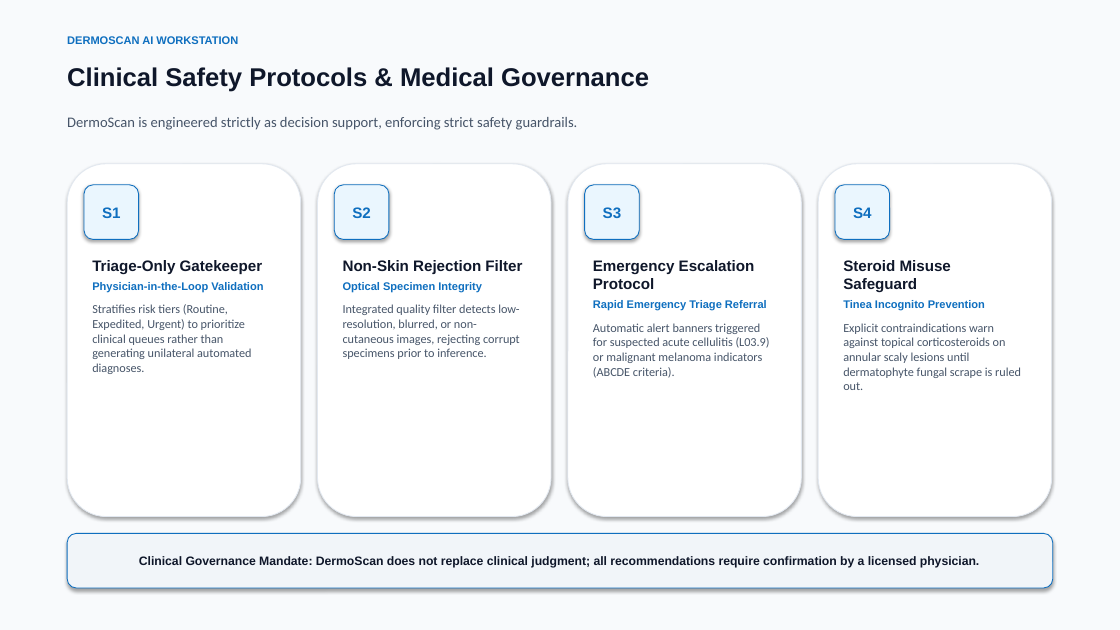
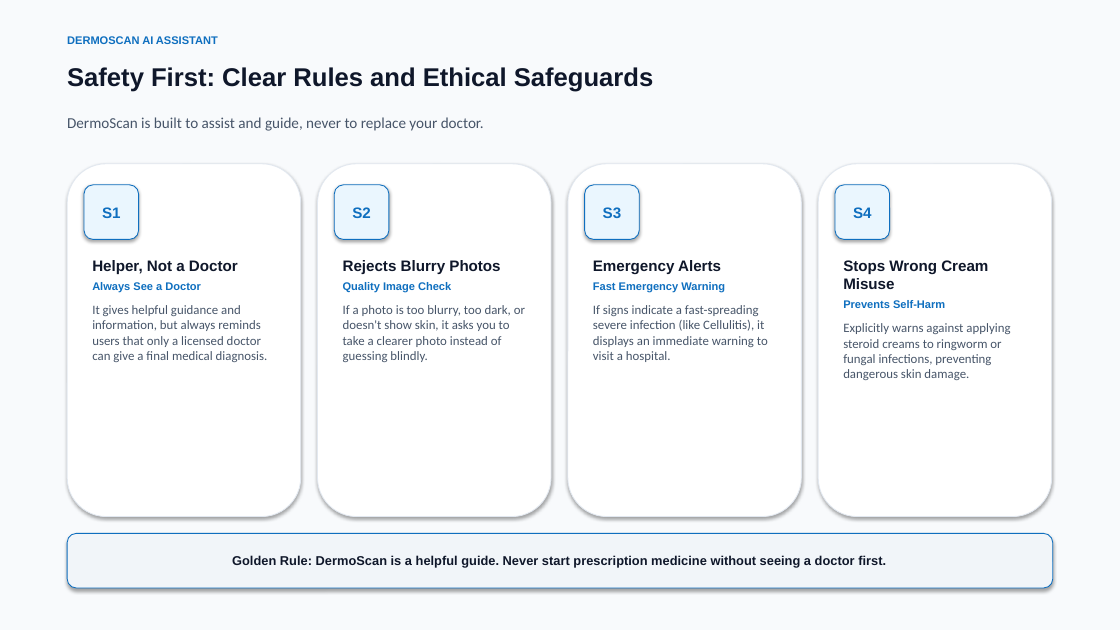
Before and after one commit to vijayesh26/Dermo-Scan-, a slide deck: slide 11 of DERMO_SCAN_PROJECT_PRESENTATION.pptx. Drawn at 1120x630 pixels with LibreOffice and Linux fonts; fonts in the diff are those of the drawing. Boxes give left, top, right and bottom in pixels: in the first picture for what was removed or moved away, otherwise in the second. Text is boxed around its words. In the diff, an @@ line names an element or a change of style, - is before the commit and + after.

Commit message:
Simplify PPT content to clear everyday language

```diff
--- a/DERMO_SCAN_PROJECT_PRESENTATION.pptx
+++ b/DERMO_SCAN_PROJECT_PRESENTATION.pptx
@@ text at (67, 36, 218, 44): text changed @@
-DERMOSCAN AI WORKSTATION
+DERMOSCAN AI ASSISTANT
@@ text at (67, 67, 653, 92): text changed @@
-Clinical Safety Protocols & Medical Governance
+Safety First: Clear Rules and Ethical Safeguards
@@ text at (67, 117, 484, 131): text changed; size 12.5 to 13 pt @@
-DermoScan is engineered strictly as decision support, enforcing strict safety guardrails.
+DermoScan is built to assist and guide, never to replace your doctor.
@@ text at (92, 260, 268, 362): text changed; size 10.5 to 11 pt @@
-Triage-Only Gatekeeper
-Physician-in-the-Loop Validation
-Stratifies risk tiers (Routine, Expedited, Urgent) to prioritize clinical queues rather than generating unilateral automated diagnoses.
+Helper, Not a Doctor
+Always See a Doctor
+It gives helpful guidance and information, but always reminds users that only a licensed doctor can give a final medical diagnosis.
@@ text at (343, 260, 525, 362): text changed; size 10.5 to 11 pt @@
-Non-Skin Rejection Filter
-Optical Specimen Integrity
-Integrated quality filter detects low-resolution, blurred, or non-cutaneous images, rejecting corrupt specimens prior to inference.
+Rejects Blurry Photos
+Quality Image Check
+If a photo is too blurry, too dark, or doesn't show skin, it asks you to take a clearer photo instead of guessing blindly.
@@ text at (593, 260, 768, 362): text changed; size 10.5 to 11 pt @@
-Emergency Escalation Protocol
-Rapid Emergency Triage Referral
-Automatic alert banners triggered for suspected acute cellulitis (L03.9) or malignant melanoma indicators (ABCDE criteria).
+Emergency Alerts
+Fast Emergency Warning
+If signs indicate a fast-spreading severe infection (like Cellulitis), it displays an immediate warning to visit a hospital.
@@ text at (843, 260, 1010, 380): text changed; size 10.5 to 11 pt @@
-Steroid Misuse Safeguard
-Tinea Incognito Prevention
-Explicit contraindications warn against topical corticosteroids on annular scaly lesions until dermatophyte fungal scrape is ruled out.
+Stops Wrong Cream Misuse
+Prevents Self-Harm
+Explicitly warns against applying steroid creams to ringworm or fungal infections, preventing dangerous skin damage.
@@ text in rounded rectangle at (232, 555, 886, 568): text changed; size 10.5 to 11 pt @@
-Clinical Governance Mandate: DermoScan does not replace clinical judgment; all recommendations require confirmation by a licensed physician.
+Golden Rule: DermoScan is a helpful guide. Never start prescription medicine without seeing a doctor first.
```
Also in this commit, not shown: 9 other slides changed, 3 slides added, 3 slides removed, 1 other file.
